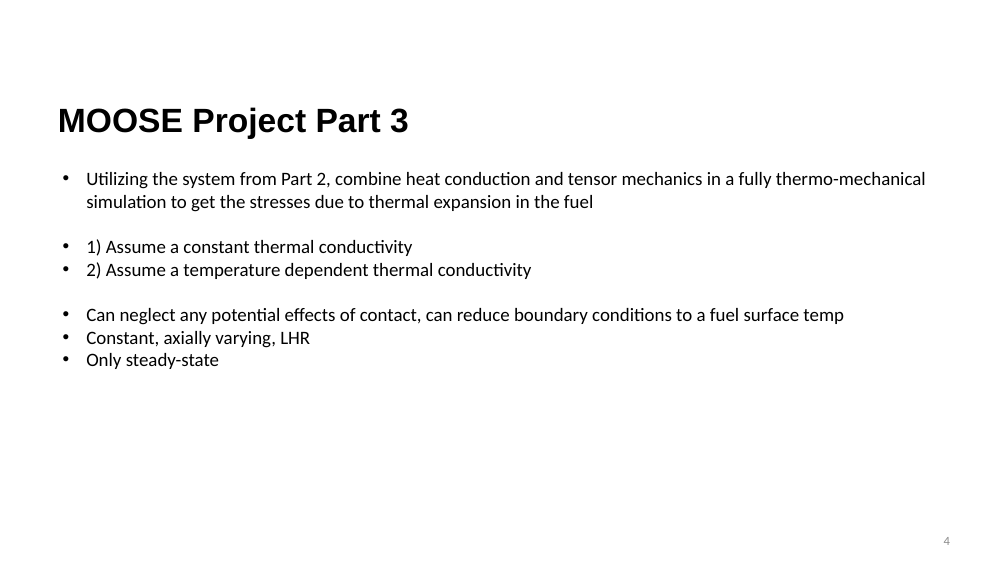
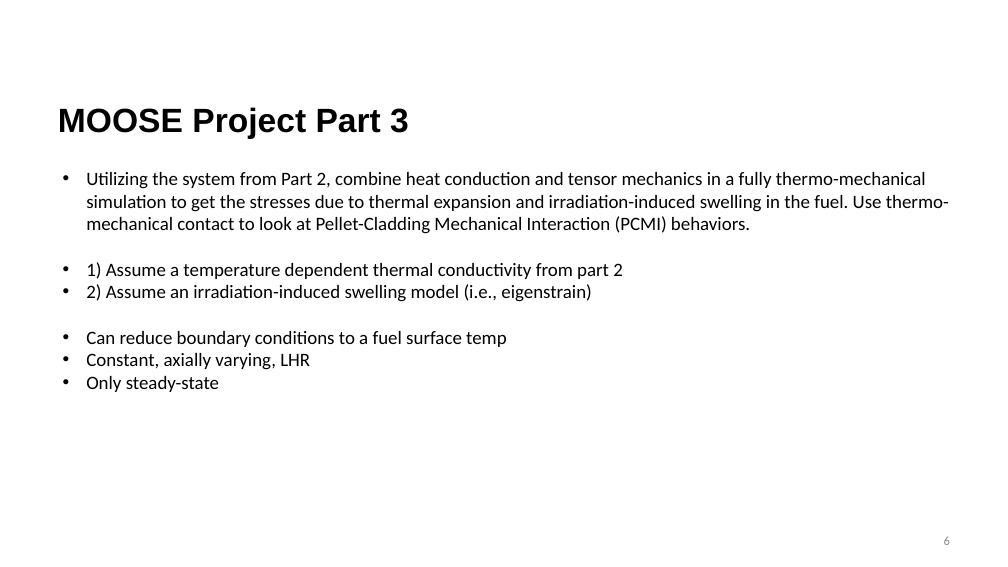
Before and after one commit to benbeeler/TEACHING, a slide deck: slide 6 of Nuclear_Fuel_Performance/NE533_Spring2024/MOOSE Project/MOOSE Project.pptx (slide 4 before the commit). Drawn at 1008x567 pixels with LibreOffice and Linux fonts; fonts in the diff are those of the drawing; background and template pictures are left out. Boxes give left, top, right and bottom in pixels: in the first picture for what was removed or moved away, otherwise in the second. Text is boxed around its words. In the diff, an @@ line names an element or a change of style, - is before the commit and + after.

Commit message:
2.2.24

```diff
--- a/Nuclear_Fuel_Performance/NE533_Spring2024/MOOSE Project/MOOSE Project.pptx
+++ b/Nuclear_Fuel_Performance/NE533_Spring2024/MOOSE Project/MOOSE Project.pptx
@@ text at <box>86,172,949,347</box>: text changed @@
-• Utilizing the system from Part 2, combine heat conduction and tensor mechanics in a fully thermo-mechanical simulation to get the stresses due to thermal expansion in the fuel
-• 1) Assume a constant thermal conductivity
-• 2) Assume a temperature dependent thermal conductivity
-• Can neglect any potential effects of contact, can reduce boundary conditions to a fuel surface temp
+• Utilizing the system from Part 2, combine heat conduction and tensor mechanics in a fully thermo-mechanical simulation to get the stresses due to thermal expansion and irradiation-induced swelling in the fuel. Use thermo-mechanical contact to look at Pellet-Cladding Mechanical Interaction (PCMI) behaviors.
+• 1) Assume a temperature dependent thermal conductivity from part 2
+• 2) Assume an irradiation-induced swelling model (i.e., eigenstrain)
+• Can reduce boundary conditions to a fuel surface temp
@@ page number at <box>944,536,950,545</box>: text changed @@
-4
+6
```
Also in this commit, not shown: 2 other slides changed, 3 slides added.
